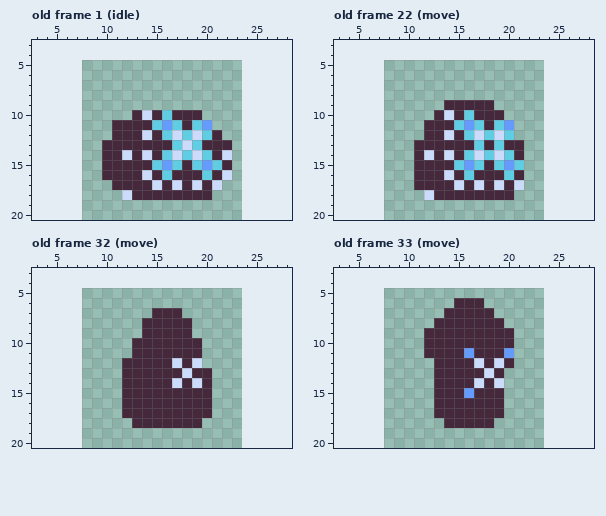
A pixel-art file gets an edit: assets/philo/philo.aseprite. The picture above is the old version.
16x16 pixels, 39 frames. Shown: old frame 1 (idle): x 3..28, y 3..20; old frame 22 (move): x 3..28, y 3..20; old frame 32 (move): x 3..28, y 3..20; old frame 33 (move): x 3..28, y 3..20. The old version is drawn lined up with the new one, on the new canvas. The commit also changed other frames, which this record leaves out.
The result:
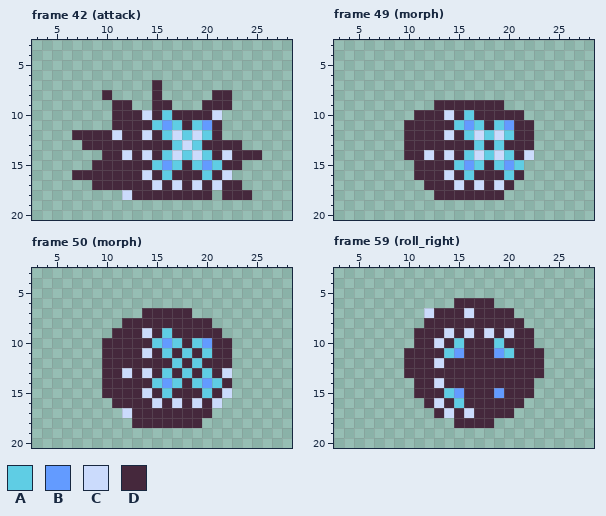
Palette (. is transparent): A #5fcde4  B #639bff  C #cbdbfc  D #45283c
A new or re-ordered frame is compared with the old frame closest to it.
The commit says: philo ambush and chase states
Diff:
canvas 16x16 -> 32x32, the old top-left corner now at 8,5
frames 39 -> 97
Frame 42 (attack) is new; against old frame 1 (idle):
y 7: x 15 . -> D
y 8: x 10 . -> D; x 15 . -> D; x 21..22 .. -> DD
y 9: x 11..12 .. -> DD; x 15..16 .. -> DD; x 20..22 ... -> DDD
y 10: x 11..12 .. -> DD; x 20..21 .. -> DC
y 11: x 21 . -> D
y 12: x 7..11 ....D -> DDDDC
y 13: x 8..9 .. -> DD; x 23 . -> D
y 14: x 23..25 ... -> DDD
y 15: x 9 . -> D; x 23 . -> D
y 16: x 7..9 ... -> DDD
y 17: x 9..10 .. -> DD; x 22..23 .. -> DD
y 18: x 22..24 ... -> DDD
Frame 49 (morph) is new; against old frame 22 (move):
y 9: x 13 . -> D; x 19 . -> D
y 10: x 11..12 .. -> DD; x 20..21 .. -> DD
y 11..12: x 10..11 .. -> DD; x 21..22 .. -> DD
y 13: x 10 . -> D; x 22 . -> D
y 14: x 10 . -> D; x 22 . -> C
y 17: x 11 D -> .; x 21 C -> .
y 18: x 12 C -> .; x 20 D -> .
Frame 50 (morph) is new; against old frame 32 (move):
y 7: x 14 . -> D; x 18 . -> D
y 8: x 12..13 .. -> DD; x 19..20 .. -> DD
y 9: x 11..14 ...D -> DDDC; x 16 D -> A; x 19..21 ... -> DDD
y 10: x 10..12 ... -> DDD; x 15..17 DDD -> ABA; x 19..22 D... -> ABDD
y 11: x 10..12 ... -> DDD; x 14 D -> C; x 16 D -> A; x 18 D -> A; x 20..22 ... -> ADD
y 12: x 10..11 .. -> DD; x 17 C -> A; x 19..22 C... -> ADDD
y 13: x 10..12 ..D -> DDC; x 14 D -> C; x 16 D -> A; x 18 C -> A; x 20..22 D.. -> ADC
y 14: x 10..11 .. -> DD; x 15..17 DDC -> ABA; x 19..22 CD.. -> ABAD
y 15: x 10..11 .. -> DD; x 14 D -> C; x 16 D -> A; x 20..22 D.. -> ADC
y 16: x 11 . -> D; x 15 D -> C; x 17 D -> C; x 19 D -> C; x 21 . -> C
y 17: x 12 D -> C
Frame 59 (roll_right) is new; against old frame 33 (move):
y 6: x 18 . -> D
y 7: x 12..13 .. -> CD; x 16 D -> C; x 19..20 .. -> DD
y 8: x 12 . -> D; x 20..21 .. -> DD
y 9: x 11 . -> D; x 14 D -> C; x 16 D -> C; x 18 D -> C; x 20..22 D.. -> CDD
y 10: x 11 . -> D; x 13 D -> C; x 15 D -> A; x 19 D -> A; x 21..22 .. -> DD
y 11: x 10..11 .. -> DD; x 14..16 DDB -> ABD; x 19..23 DB... -> BADDD
y 12: x 10..13 ...D -> DDDC; x 17 C -> D; x 19 C -> D; x 21..23 ... -> DDD
y 13: x 10..12 ... -> DDD; x 18 C -> D; x 20..23 .... -> DDDD
y 14: x 11..13 ..D -> DDC; x 17 C -> D; x 19..22 C... -> DDDD
y 15: x 11..12 .. -> DD; x 14..16 DDB -> ABD; x 19..22 D... -> BDDD
y 16: x 12..13 .D -> DC; x 15 D -> A; x 20..21 .. -> DD
y 17: x 14 D -> C; x 16 D -> C; x 20 . -> D
y 18: x 14 D -> .
Boxes around the changes in both pictures, in picture pixels (x1, y1, x2, y2):
changed: (72, 80, 262, 200)
changed: (404, 100, 444, 200)
changed: (494, 100, 534, 200)
changed: (102, 308, 232, 418)
changed: (404, 298, 544, 428)
